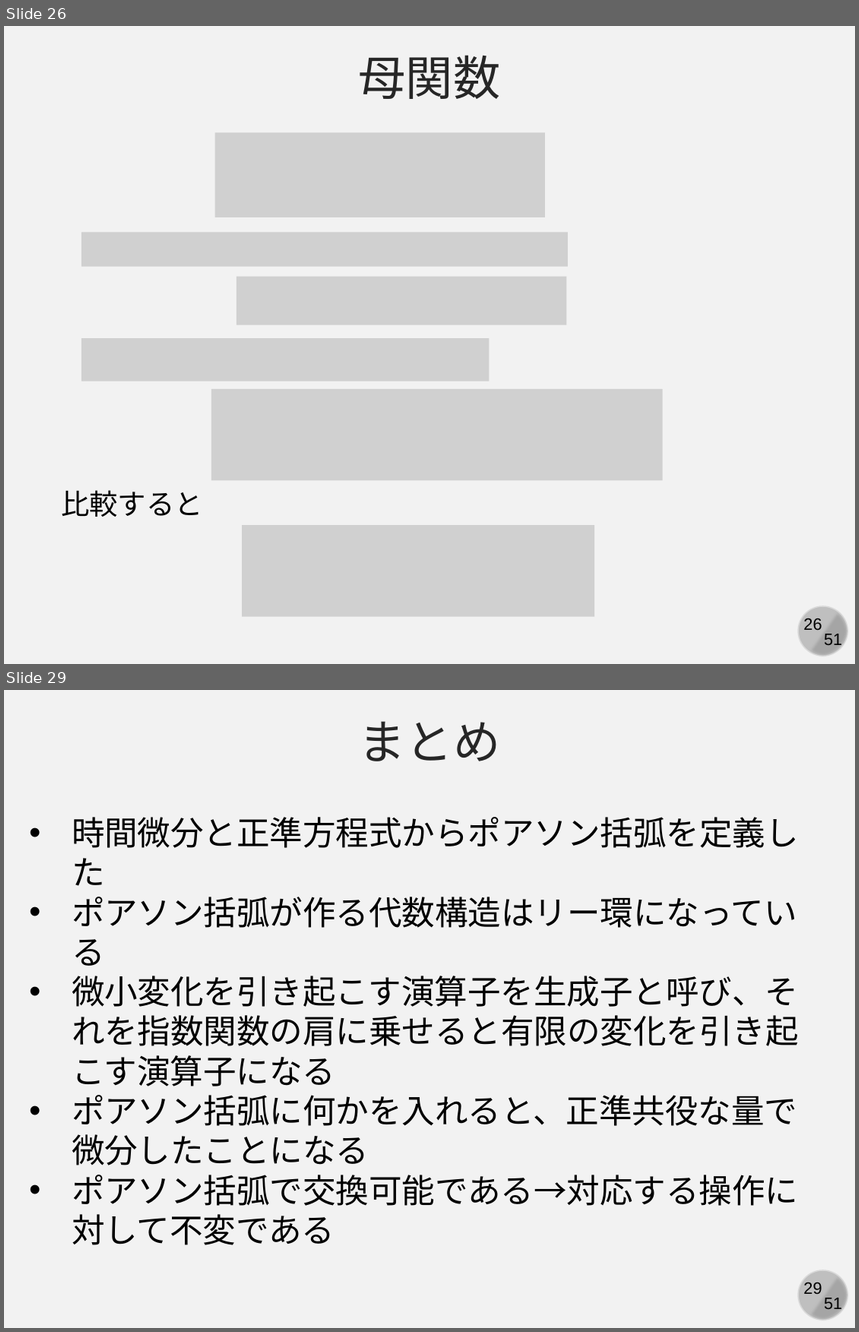
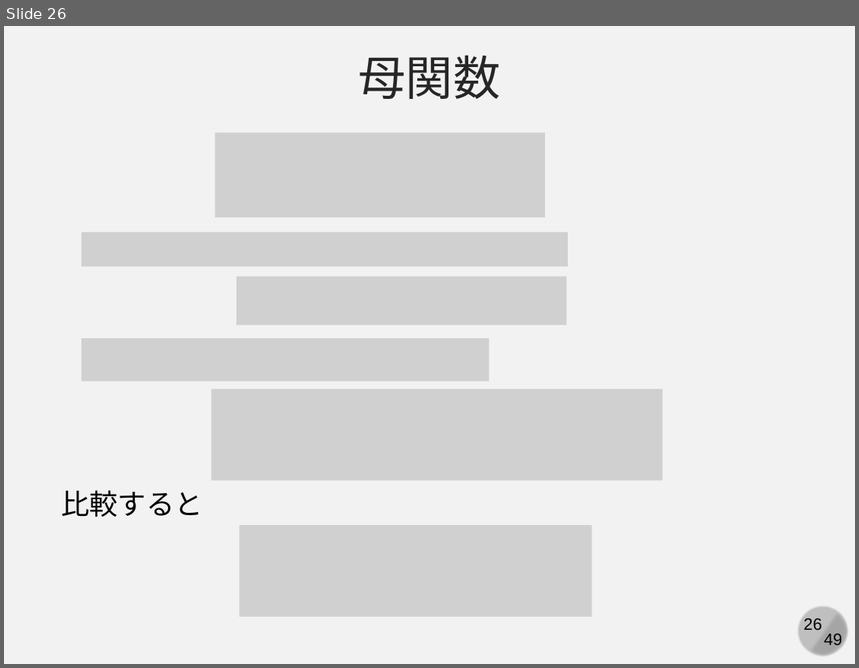
Before and after one commit to kaityo256/classical_mechanics, a slide deck: canonical_transformation/fig/slide.pptx. Shown one above the other, each under a label of ours: slides 26 and 29 before the commit, slide 26 after it; the slides between them are not shown. The pictures are 859x1332 and 859x668 pixels, drawn with LibreOffice and Linux fonts; fonts in the diff are those of the drawing; grey boxes stand for pictures. Boxes give left, top, right and bottom in pixels: in the first picture for what was removed or moved away, otherwise in the second. Text is boxed around its words. In the diff, an @@ line names an element or a change of style, - is before the commit and + after.

```diff
--- a/canonical_transformation/fig/slide.pptx
+++ b/canonical_transformation/fig/slide.pptx
@@ slide 29 removed at [4,690,855,1328], background #F2F2F2; not listed: 4 template elements that a slide beside it also shows @@
@@ text removed at [359,721,501,761] @@
-まとめ
@@ text removed at [72,817,799,1246] @@
-• 時間微分と正準方程式からポアソン括弧を定義した
-• ポアソン括弧が作る代数構造はリー環になっている
-• 微小変化を引き起こす演算子を生成子と呼び、それを指数関数の肩に乗せると有限の変化を引き起こす演算子になる
-• ポアソン括弧に何かを入れると、正準共役な量で微分したことになる
-• ポアソン括弧で交換可能である→対応する操作に対して不変である
@@ slide 26 changed as well @@
@@ picture: place and size @@
-picture at [243,525,595,617]
+picture at [239,525,591,617]
@@ text at [824,634,842,649]: text changed @@
-51
+49
```
Also in this commit, not shown: 26 other slides changed, 22 slides added, 1 other slide removed, 1 other file.
